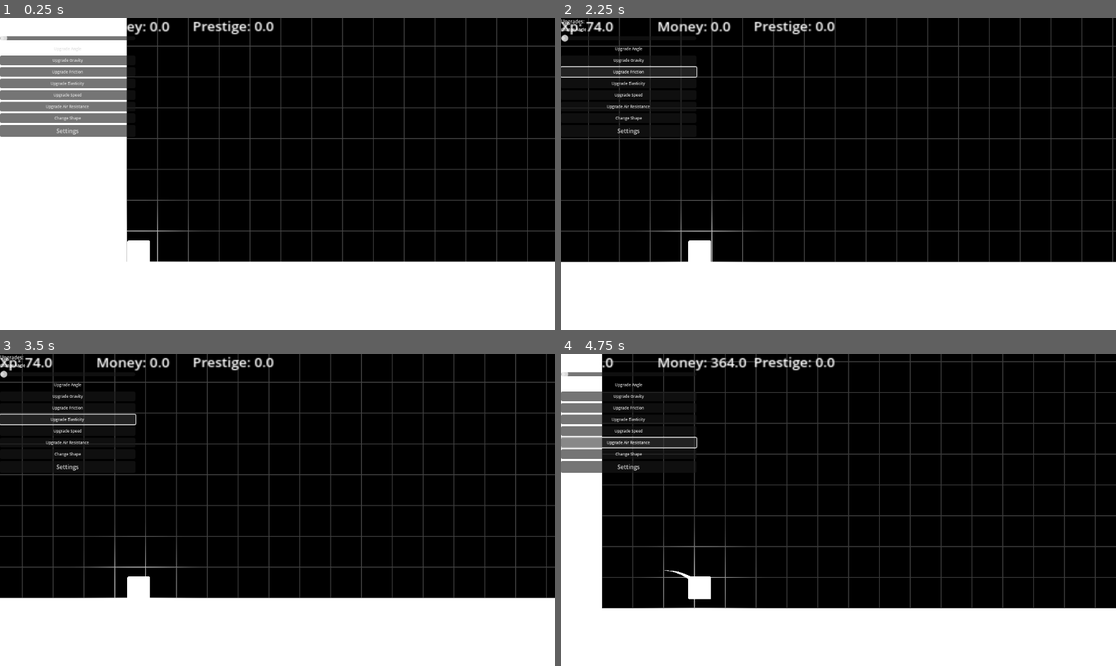
Above: before the commit, frames 1-4 (two rows, left to right).
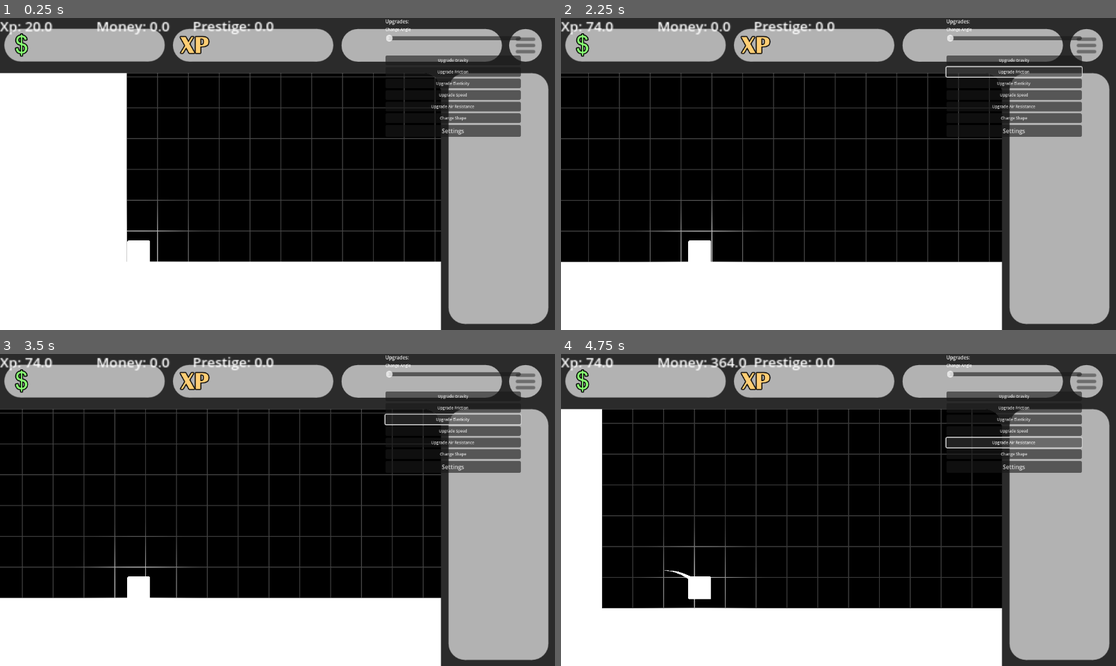
Above: after the commit, the same moments.

Repository: Lueegee1/Skr-t-Kast-Spil
Game: Godot game, scene res://main/root.tscn
Two runs of this game, one before a commit and one after it. Both use one fixed random seed, a clock stepped at 60 frames per second and the inputs below.
Inputs (mouse positions are in pixels of both pictures, inside the frame that each line leads up to):
- Up to frame 1 (0.25 s): no input
- Up to frame 2 (2.25 s): click (627, 49) at 0.5 s, where only the run before the commit has a clickable "Upgrade Angle"; click "Upgrade Gravity" at 1.25 s; click "Upgrade Friction" at 2 s
- Up to frame 3 (3.5 s): click "Upgrade Elasticity" at 2.75 s
- Up to frame 4 (4.75 s): click "Upgrade Speed" at 3.5 s; click "Upgrade Air Resistance" at 4.25 s

The runs differ from the first frame. In frame 1, 38% of the frame differs, in the area x 0-100%, y 0-100%; in frame 2, 34%; in frame 3, 35%; in frame 4, 36%.
Error in both runs: Invalid assignment of property or key 'launch_angle' with value of type 'Nil' on a base object of type 'RigidBody2D (BallMechanics.gd)'. (res://main/Global.gd:…

Commit message:
Update main.tscn

Diff:
--- a/main/main.tscn
+++ b/main/main.tscn
@@ -95,7 +95,7 @@
 theme_override_font_sizes/font_size = 12
 text = "0"
 
-[node name="VBoxContainer" type="Node" parent="UI/Camera2D/CanvasLayer"]
+[node name="VBoxContainer" type="Node2D" parent="UI/Camera2D/CanvasLayer"]
 
 [node name="Title" type="Label" parent="UI/Camera2D/CanvasLayer/VBoxContainer"]
 offset_right = 281.0
@@ -113,6 +113,17 @@
 theme_override_font_sizes/font_size = 8
 text = "Change Angle"
 
+[node name="AngleUpgrade" type="Button" parent="UI/Camera2D/CanvasLayer/VBoxContainer"]
+custom_minimum_size = Vector2(0, 1)
+offset_left = 903.0
+offset_top = -526.0
+offset_right = 1184.0
+offset_bottom = -506.0
+size_flags_vertical = 8
+theme_override_font_sizes/font_size = 8
+text = "Upgrade Angle"
+flat = true
+
 [node name="Angle" type="HSlider" parent="UI/Camera2D/CanvasLayer/VBoxContainer"]
 offset_top = 34.0
 offset_right = 281.0
@@ -121,16 +132,6 @@
 max_value = 50.0
 value = 40.0
 
-[node name="AngleUpgrade" type="Button" parent="UI/Camera2D/CanvasLayer/VBoxContainer"]
-custom_minimum_size = Vector2(0, 1)
-offset_top = 54.0
-offset_right = 281.0
-offset_bottom = 74.0
-size_flags_vertical = 8
-theme_override_font_sizes/font_size = 8
-text = "Upgrade Angle"
-flat = true
-
 [node name="GravityUpgrade" type="Button" parent="UI/Camera2D/CanvasLayer/VBoxContainer"]
 offset_top = 78.0
 offset_right = 281.0
@@ -181,12 +182,72 @@
 text = "Settings"
 
 [node name="Rrrelooc" type="Sprite2D" parent="UI/Camera2D/CanvasLayer/VBoxContainer"]
-position = Vector2(1102.4475, -490.00003)
+position = Vector2(1099.4475, -465.00003)
 scale = Vector2(0.6, 0.6)
 texture = ExtResource("5_5xyti")
 
 [node name="Coolerrrr" type="Sprite2D" parent="UI/Camera2D/CanvasLayer/VBoxContainer"]
-position = Vector2(1050.35, -516.2)
+position = Vector2(1047.35, -491.2)
+scale = Vector2(0.45, 0.4)
+texture = ExtResource("6_n3o0a")
+
+[node name="Rrrelooc2" type="Sprite2D" parent="UI/Camera2D/CanvasLayer/VBoxContainer"]
+position = Vector2(1099.4475, -407.00003)
+scale = Vector2(0.6, 0.6)
+texture = ExtResource("5_5xyti")
+
+[node name="Coolerrrr2" type="Sprite2D" parent="UI/Camera2D/CanvasLayer/VBoxContainer"]
+position = Vector2(1047.35, -433.2)
+scale = Vector2(0.45, 0.4)
+texture = ExtResource("6_n3o0a")
+
+[node name="Rrrelooc3" type="Sprite2D" parent="UI/Camera2D/CanvasLayer/VBoxContainer"]
+position = Vector2(1099.4475, -348.00003)
+scale = Vector2(0.6, 0.6)
+texture = ExtResource("5_5xyti")
+
+[node name="Coolerrrr3" type="Sprite2D" parent="UI/Camera2D/CanvasLayer/VBoxContainer"]
+position = Vector2(1047.35, -374.2)
+scale = Vector2(0.45, 0.4)
+texture = ExtResource("6_n3o0a")
+
+[node name="Rrrelooc4" type="Sprite2D" parent="UI/Camera2D/CanvasLayer/VBoxContainer"]
+position = Vector2(1099.4475, -290.00003)
+scale = Vector2(0.6, 0.6)
+texture = ExtResource("5_5xyti")
+
+[node name="Coolerrrr4" type="Sprite2D" parent="UI/Camera2D/CanvasLayer/VBoxContainer"]
+position = Vector2(1047.35, -316.2)
+scale = Vector2(0.45, 0.4)
+texture = ExtResource("6_n3o0a")
+
+[node name="Rrrelooc5" type="Sprite2D" parent="UI/Camera2D/CanvasLayer/VBoxContainer"]
+position = Vector2(1099.4475, -231.00003)
+scale = Vector2(0.6, 0.6)
+texture = ExtResource("5_5xyti")
+
+[node name="Coolerrrr5" type="Sprite2D" parent="UI/Camera2D/CanvasLayer/VBoxContainer"]
+position = Vector2(1047.35, -257.2)
+scale = Vector2(0.45, 0.4)
+texture = ExtResource("6_n3o0a")
+
+[node name="Rrrelooc6" type="Sprite2D" parent="UI/Camera2D/CanvasLayer/VBoxContainer"]
+position = Vector2(1099.4475, -173.00003)
+scale = Vector2(0.6, 0.6)
+texture = ExtResource("5_5xyti")
+
+[node name="Coolerrrr6" type="Sprite2D" parent="UI/Camera2D/CanvasLayer/VBoxContainer"]
+position = Vector2(1047.35, -199.20001)
+scale = Vector2(0.45, 0.4)
+texture = ExtResource("6_n3o0a")
+
+[node name="Rrrelooc7" type="Sprite2D" parent="UI/Camera2D/CanvasLayer/VBoxContainer"]
+position = Vector2(1099.4475, -114.00003)
+scale = Vector2(0.6, 0.6)
+texture = ExtResource("5_5xyti")
+
+[node name="Coolerrrr7" type="Sprite2D" parent="UI/Camera2D/CanvasLayer/VBoxContainer"]
+position = Vector2(1047.35, -140.20001)
 scale = Vector2(0.45, 0.4)
 texture = ExtResource("6_n3o0a")
 
Not shown: 1 places in main/main.tscn that only renumber resources
